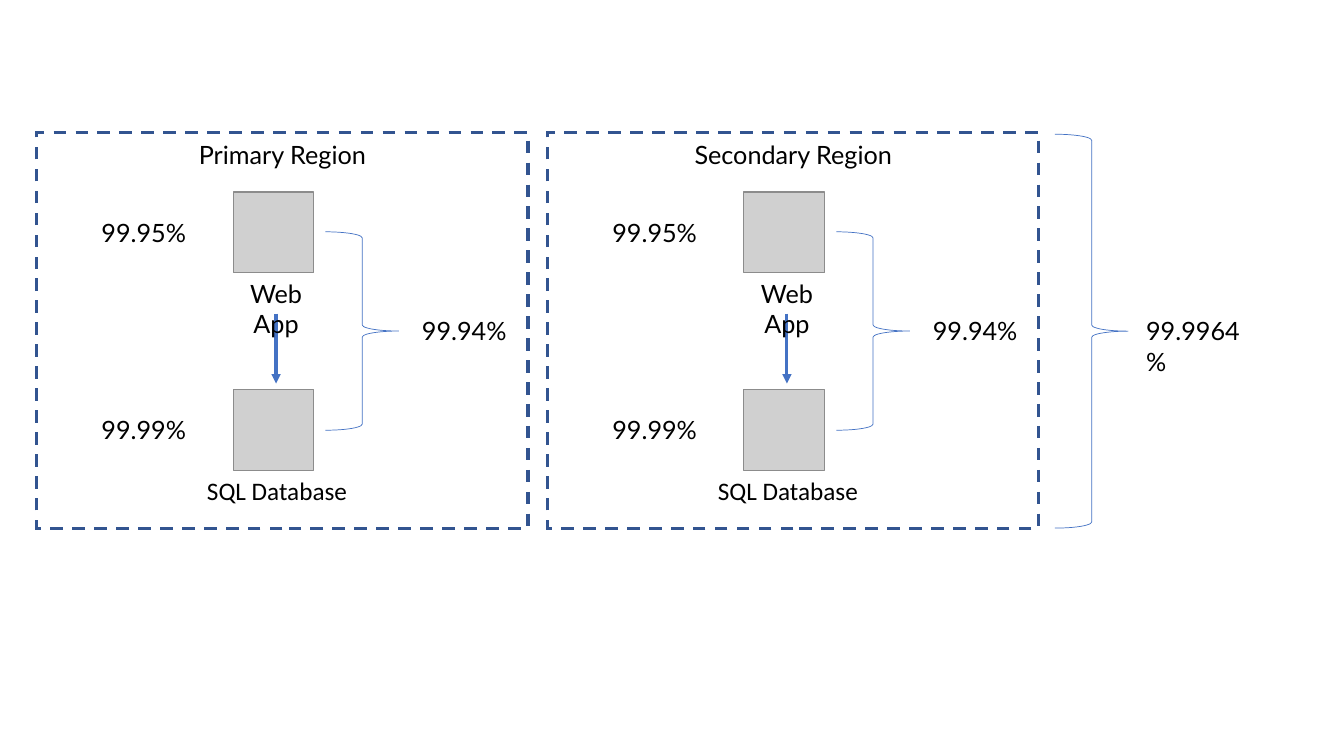
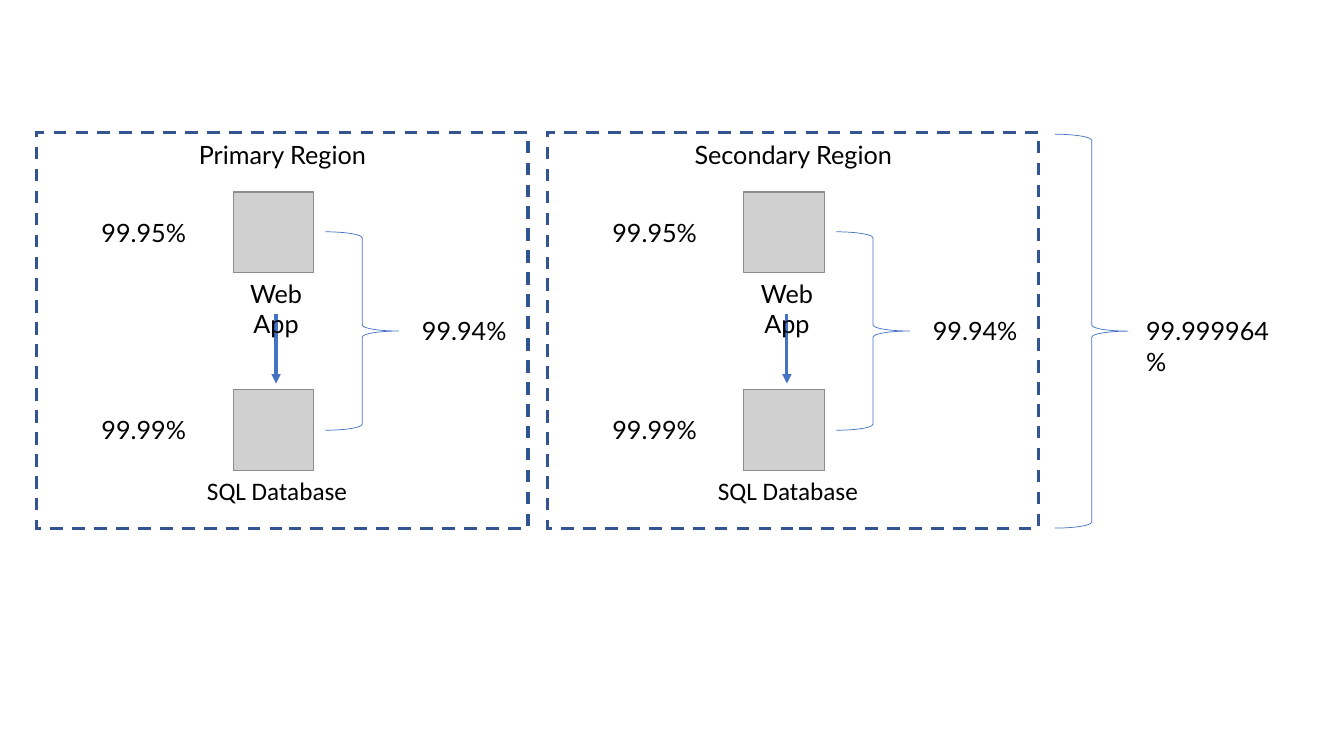
Before and after one commit to cschotte/blog, a slide deck: slide 1 of content/posts/Calculate the availability and SLA for your Azure solution/Availability.pptx. Drawn at 1344x756 pixels with LibreOffice and Linux fonts; fonts in the diff are those of the drawing; grey boxes stand for pictures. Boxes give left, top, right and bottom in pixels: in the first picture for what was removed or moved away, otherwise in the second. Text is boxed around its words. In the diff, an @@ line names an element or a change of style, - is before the commit and + after.

```diff
--- a/content/posts/Calculate the availability and SLA for your Azure solution/Availability.pptx
+++ b/content/posts/Calculate the availability and SLA for your Azure solution/Availability.pptx
@@ text at [1146, 321, 1269, 341]: text changed @@
-99.9964%
+99.999964%
```
Also in this commit, not shown: 2 other files.
